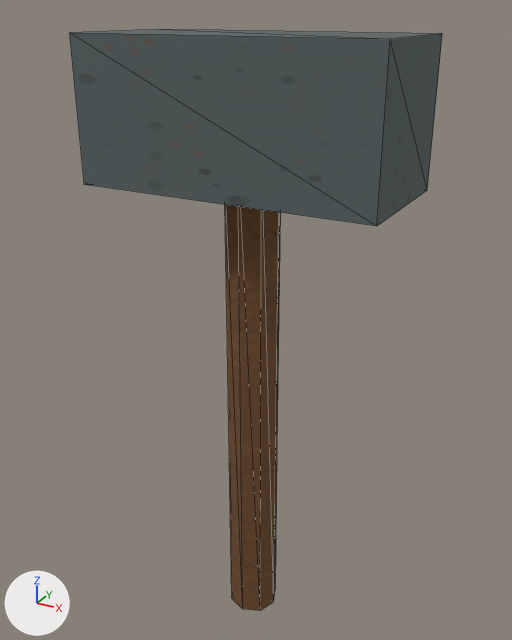
Renders of the OBJ model Assets/ProjectOEN/ProductionArt/Meshes/props_tools/pr-017_tool_hammer_mallet__worn.obj from each side of a commit.
One viewpoint serves both versions: a 50 mm camera at (0.526, -0.946, 1.072) aimed at (-0.013, 0.032, 0.582). The axes (+X, +Y, +Z) are drawn at lower left. The lights are the same throughout. The first picture is the older version. Mesh edges are drawn as thin lines. Where no turn or scale is listed for an object, it has been applied to the vertices. Vertices at exactly the same position are counted once.

The first picture shows 'pr-017_tool_hammer_mallet__worn'.
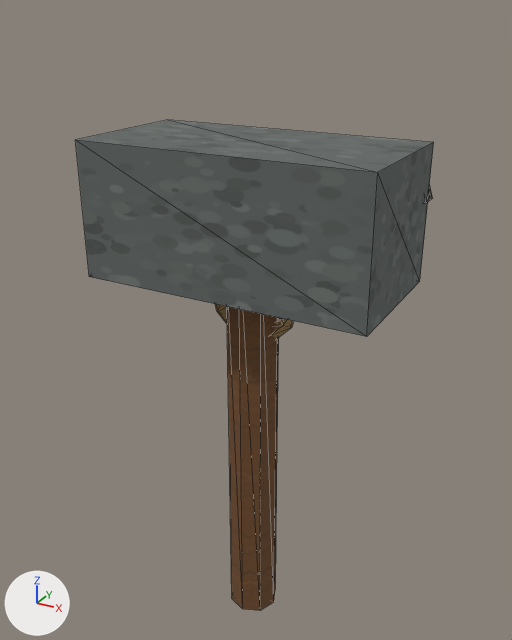
Pixel boxes (x1, y1, x2, y2) of what changed, in the pictures (512 x 640 px; the box of a moved part takes in the faces that stretch with it):
```json
{"object": "pr-017_tool_hammer_mallet__worn", "change": "reshaped", "before": [70, 29, 442, 610], "after": [76, 120, 434, 610], "on screen": "16% shorter"}
{"part": 1, "of": "me_pr_017_tool_hammer_mallet__worn", "change": "added", "after": [215, 304, 294, 339]}
{"part": 2, "of": "me_pr_017_tool_hammer_mallet__worn", "change": "moved or reshaped", "before": [225, 205, 280, 610], "after": [227, 184, 433, 610]}
{"part": 3, "of": "me_pr_017_tool_hammer_mallet__worn", "change": "edited", "before": [83, 139, 432, 226], "after": [83, 139, 432, 226], "on screen": "looks the same"}
```

Scene script edits in JSON lines:
```json
{"op": "add", "block": "img_char_albedo_png", "code": ["img_char_albedo_png = load_image('char_albedo.png', '../../Materials/Textures/char_albedo.png', 1024, 1024, 'sRGB')"]}
{"op": "add", "block": "img_stone_albedo_png", "code": ["img_stone_albedo_png = load_image('stone_albedo.png', '../../Materials/Textures/stone_albedo.png', 1024, 1024, 'sRGB')"]}
{"op": "add", "block": "img_rope_albedo_png", "code": ["img_rope_albedo_png = load_image('rope_albedo.png', '../../Materials/Textures/rope_albedo.png', 1024, 1024, 'sRGB')"]}
{"op": "add", "block": "mat_char", "code": ["mat_char = principled_material('Char')", "mat_char.texture = img_char_albedo_png", "mat_char.roughness = 0.89"]}
{"op": "add", "block": "mat_stone", "code": ["mat_stone = principled_material('Stone')", "mat_stone.texture = img_stone_albedo_png", "mat_stone.roughness = 0.89"]}
{"op": "add", "block": "mat_rope", "code": ["mat_rope = principled_material('Rope')", "mat_rope.texture = img_rope_albedo_png", "mat_rope.roughness = 0.89"]}
{"block": "me_pr_017_tool_hammer_mallet__worn", "where": "# used by ob_pr_017_tool_hammer_mallet__worn; location = (0.0, 0.0, 0.0)"}
{"op": "remove", "block": "me_pr_017_tool_hammer_mallet__worn", "code": "me_pr_017_tool_hammer_mallet__worn.from_pydata(...)  # 26 vertices, 44 faces; spans x -0.24..0.24, y -0.11..0.11, z 0.0..1.04"}
{"op": "add", "block": "me_pr_017_tool_hammer_mallet__worn", "code": "me_pr_017_tool_hammer_mallet__worn.from_pydata(...)  # 82 vertices, 152 faces; spans x -0.24..0.242, y -0.12..0.138, z 0.0..0.89"}
{"block": "me_pr_017_tool_hammer_mallet__worn", "change": "me_pr_017_tool_hammer_mallet__worn part 1: a new loose piece of 48 vertices spanning x -0.082..0.082, y -0.012..0.012, z 0.558..0.722, in mat_rope (picture img_rope_albedo_png)"}
{"block": "me_pr_017_tool_hammer_mallet__worn", "change": "me_pr_017_tool_hammer_mallet__worn part 2"}
{"block": "me_pr_017_tool_hammer_mallet__worn", "change": "9 vertices in x -0.045..0.045, y -0.045..0.045, z 0.9 move by (0.0, 0.0, -0.14)"}
{"block": "me_pr_017_tool_hammer_mallet__worn", "change": "4 vertices in x -0.24..0.24, y 0.11, z 0.82..1.04 move by (0.0, 0.01, -0.15)"}
{"block": "me_pr_017_tool_hammer_mallet__worn", "change": "4 vertices in x -0.24..0.24, y -0.11, z 0.82..1.04 move by (0.0, -0.01, -0.15)"}
{"block": "me_pr_017_tool_hammer_mallet__worn", "change": "8 vertices are added at x 0.118..0.242, y 0.103..0.138, z 0.765..0.835"}
{"block": "me_pr_017_tool_hammer_mallet__worn", "change": "12 new faces join them, mat_char (picture img_char_albedo_png)"}
{"block": "me_pr_017_tool_hammer_mallet__worn", "change": "me_pr_017_tool_hammer_mallet__worn part 3: 12 faces spanning x -0.24..0.24, y -0.12..0.12, z 0.67..0.89 switch from mat_metal (picture img_metal_albedo_png) to mat_stone (picture img_stone_albedo_png)"}
{"op": "add", "block": "me_pr_017_tool_hammer_mallet__worn", "code": "me_pr_017_tool_hammer_mallet__worn.materials.append(mat_rope)  # picture img_rope_albedo_png"}
{"op": "add", "block": "me_pr_017_tool_hammer_mallet__worn", "code": "me_pr_017_tool_hammer_mallet__worn.materials.append(mat_char)  # picture img_char_albedo_png"}
```
